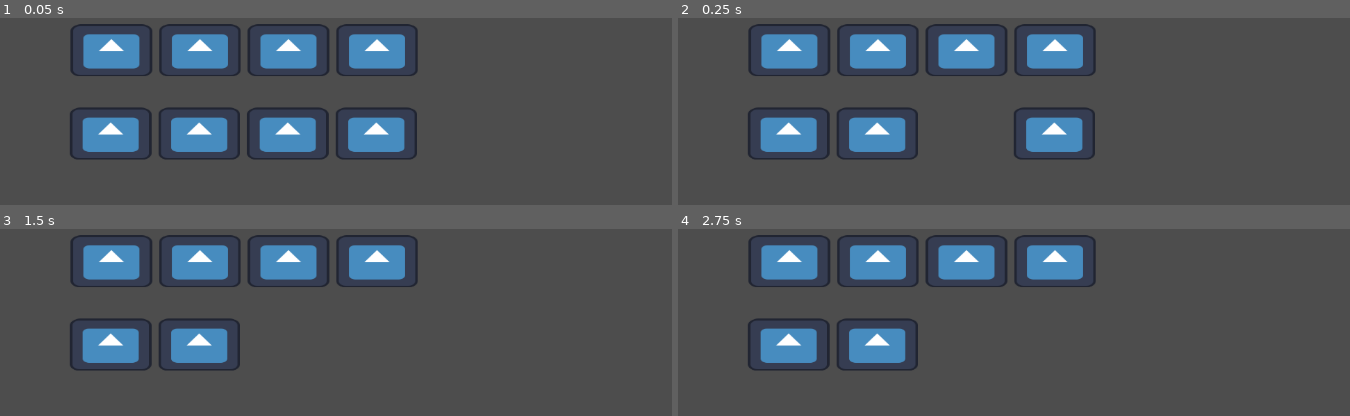
Above: before the commit, frames 1-4 (two rows, left to right).
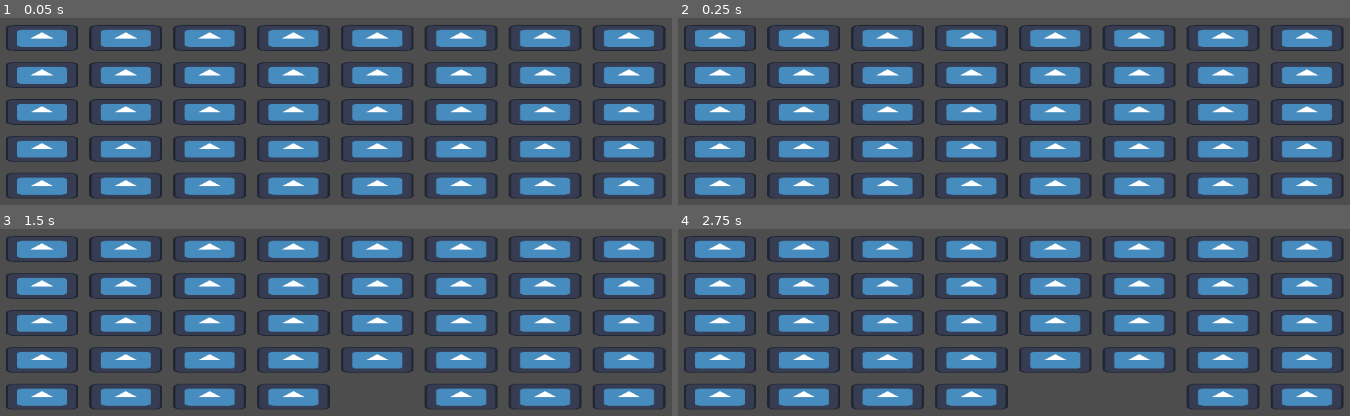
Above: after the commit, the same moments.

Repository: Davidwallacesadler/BreakoutCuzWhyNot
Game: Godot game, scene res://scenes/game.tscn
The game is run twice, just before and just after one commit, with the same random seed, the same clock (stepped at 60 frames per second) and the same inputs. The engine's default icon, where the game draws it, is replaced by a stand-in: a white triangle on a blue panel in a dark square.
Inputs:
- Up to frame 1 (0.05 s): no input
- Up to frame 2 (0.25 s): no input
- Up to frame 3 (1.5 s): hold Right (ui_right) 0.53-1.28 s; tap Enter at 1.25 s; hold Left (ui_left) from 1.28 s (still down)
- Up to frame 4 (2.75 s): tap Space at 2 s; release Left (ui_left) at 2.03 s; hold Right (ui_right) from 2.03 s (still down)

The runs differ from the first frame. In frame 1, 42% of the frame differs, in the area x 0-100%, y 3-97%; in frame 2, 41%; in frame 3, 40%; in frame 4, 39%.

Commit message:
Brick grid

Diff:
--- /dev/null
+++ b/scenes/brick_grid.tscn
@@ -0,0 +1,6 @@
+[gd_scene load_steps=2 format=3 uid="uid://dnkwh07bdqhg3"]
+
+[ext_resource type="Script" path="res://scripts/brick_grid.gd" id="1_a6t1m"]
+
+[node name="brick_grid" type="Node2D"]
+script = ExtResource("1_a6t1m")
--- a/scenes/game.tscn
+++ b/scenes/game.tscn
@@ -2,8 +2,8 @@
 
 [ext_resource type="Script" path="res://scripts/game.gd" id="1_bl3jc"]
 [ext_resource type="PackedScene" uid="uid://cbcjbb2wcfj6y" path="res://scenes/player.tscn" id="2_nagxg"]
+[ext_resource type="PackedScene" uid="uid://dnkwh07bdqhg3" path="res://scenes/brick_grid.tscn" id="2_p74wp"]
 [ext_resource type="PackedScene" uid="uid://clvbno4658shj" path="res://scenes/ball.tscn" id="3_0pkak"]
-[ext_resource type="PackedScene" uid="uid://7bdb3q5in1u6" path="res://scenes/brick_row.tscn" id="4_48qyc"]
 
 [sub_resource type="RectangleShape2D" id="RectangleShape2D_pum3u"]
 size = Vector2(120, 647)
@@ -16,8 +16,11 @@
 player = NodePath("Player")
 ball = NodePath("Ball")
 
+[node name="brick_grid" parent="." instance=ExtResource("2_p74wp")]
+position = Vector2(154, 144)
+
 [node name="Player" parent="." instance=ExtResource("2_nagxg")]
-position = Vector2(572, 529)
+position = Vector2(579, 588)
 
 [node name="LeftWall" type="StaticBody2D" parent="."]
 position = Vector2(0, 324)
@@ -50,10 +53,4 @@
 shape = SubResource("RectangleShape2D_pum3u")
 
 [node name="Ball" parent="." instance=ExtResource("3_0pkak")]
-position = Vector2(538, 390)
-
-[node name="BrickRow" parent="." instance=ExtResource("4_48qyc")]
-position = Vector2(254, 162)
-
-[node name="BrickRow2" parent="." instance=ExtResource("4_48qyc")]
-position = Vector2(253, 282)
+position = Vector2(579, 510)
--- a/scripts/brick.gd
+++ b/scripts/brick.gd
@@ -2,13 +2,14 @@
 
 @export var color: BrickColor = BrickColor.RED
 
-# Maybe make static? They are all the same...
 @export var width: float = 200
 @export var height: float = 100
 
 @export var sprite: Sprite2D
 @export var collision_shape: CollisionShape2D
 
+func _ready():
+	setup()
 
 func setup():
 	# Scale sprite
--- /dev/null
+++ b/scripts/brick_grid.gd
@@ -0,0 +1,34 @@
+extends Node
+
+@export var width: float = 950
+@export var height: float = 250
+@export var items_per_row: int = 8
+@export var item_spacing: float = 16
+@export var row_count: int = 5
+@export var row_spacing: float = 16
+
+const _brick_row_scene = preload("res://scenes/brick_row.tscn")
+
+func _ready():
+	_setup()
+
+
+func _setup() -> void:
+	var total_spacing = row_spacing * (row_count - 1)
+	var total_row_height = height - total_spacing
+	var single_row_height = total_row_height / row_count
+
+	var current_row_position = Vector2.ZERO
+
+	for i in row_count:
+		var brick_row = _brick_row_scene.instantiate()
+
+		brick_row.width = width
+		brick_row.height = single_row_height
+		brick_row.count = items_per_row
+		brick_row.spacing = item_spacing
+
+		add_child(brick_row)
+
+		brick_row.position = current_row_position
+		current_row_position.y += single_row_height + row_spacing
--- a/scripts/brick_row.gd
+++ b/scripts/brick_row.gd
@@ -9,6 +9,10 @@
 const _brick_scene = preload("res://scenes/brick.tscn")
 
 func _ready():
+	_setup()
+
+
+func _setup() -> void:
 	var total_spacing = spacing * (count - 1)
 	var total_brick_width = width - total_spacing
 	var single_brick_width = total_brick_width / count
@@ -17,9 +21,12 @@
 
 	for i in count:
 		var new_brick = _brick_scene.instantiate()
+
 		new_brick.width = single_brick_width
 		new_brick.height = height
-		new_brick.setup()
+		new_brick.color = brick_color
+
 		add_child(new_brick)
+
 		new_brick.position = current_brick_position
-		current_brick_position += Vector2(single_brick_width + spacing, 0)
+		current_brick_position.x += single_brick_width + spacing
